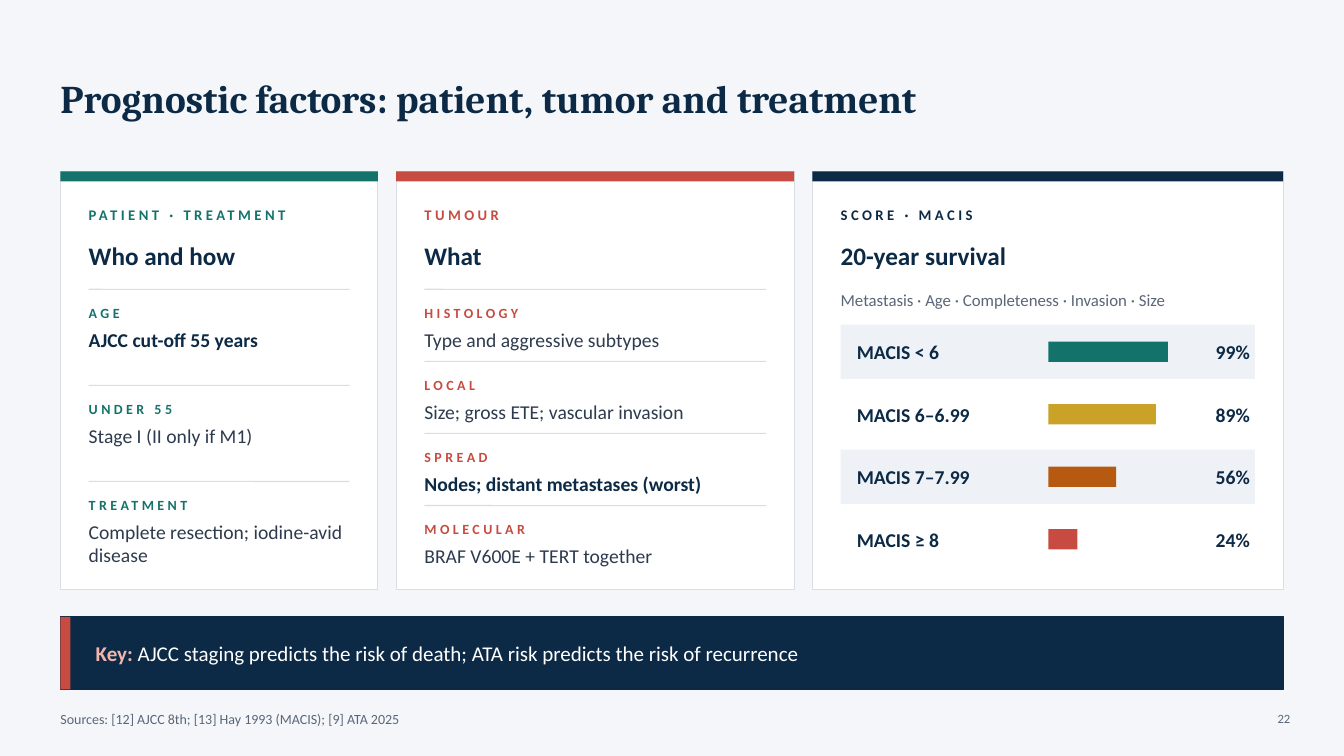
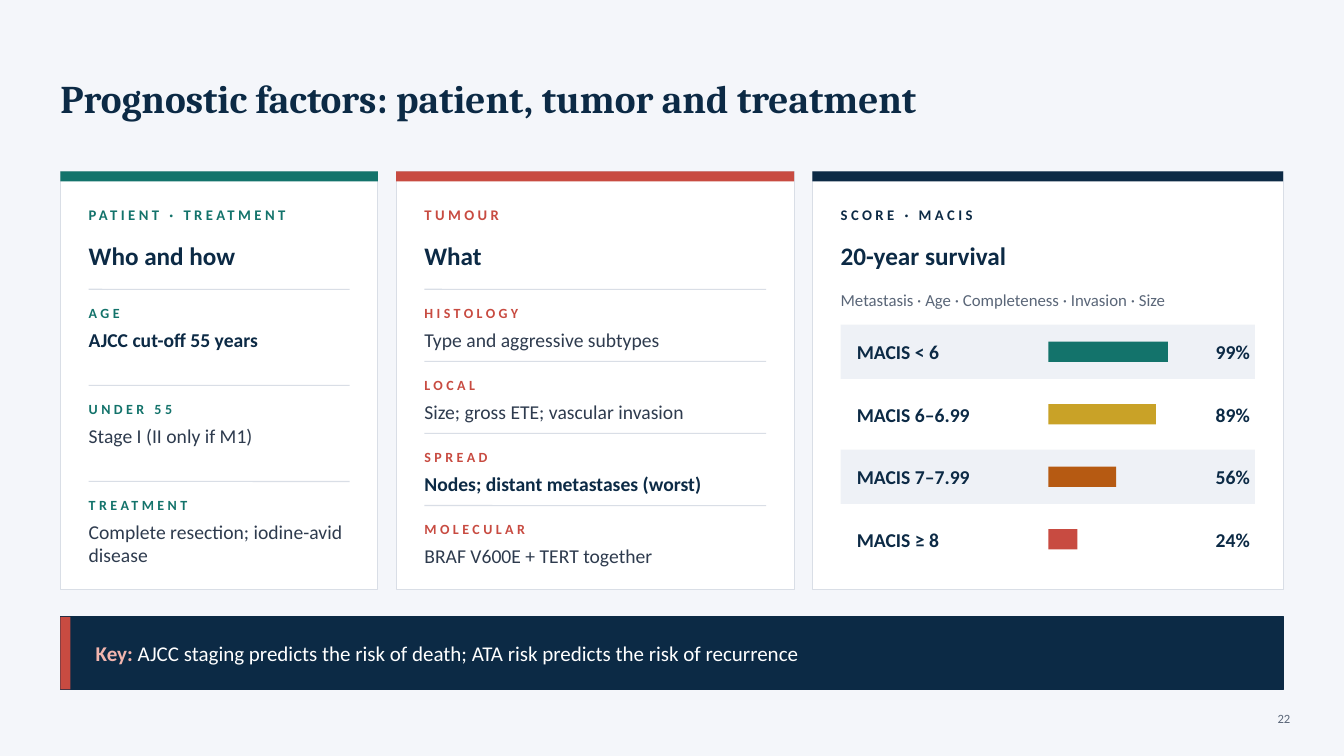
Before and after one commit to Anmo0/Claude-Code-Cloud-, a slide deck: slide 22 of thyroid-seminar/Thyroid_Tumors_Seminar.pptx. Drawn at 1344x756 pixels with LibreOffice and Linux fonts; fonts in the diff are those of the drawing. Boxes give left, top, right and bottom in pixels: in the first picture for what was removed or moved away, otherwise in the second. Text is boxed around its words. In the diff, an @@ line names an element or a change of style, - is before the commit and + after.

```diff
--- a/thyroid-seminar/Thyroid_Tumors_Seminar.pptx
+++ b/thyroid-seminar/Thyroid_Tumors_Seminar.pptx
@@ text removed at [60, 714, 399, 726] @@
-Sources: [12] AJCC 8th; [13] Hay 1993 (MACIS); [9] ATA 2025
```
Also in this commit, not shown: 14 other slides changed, 2 other files.
